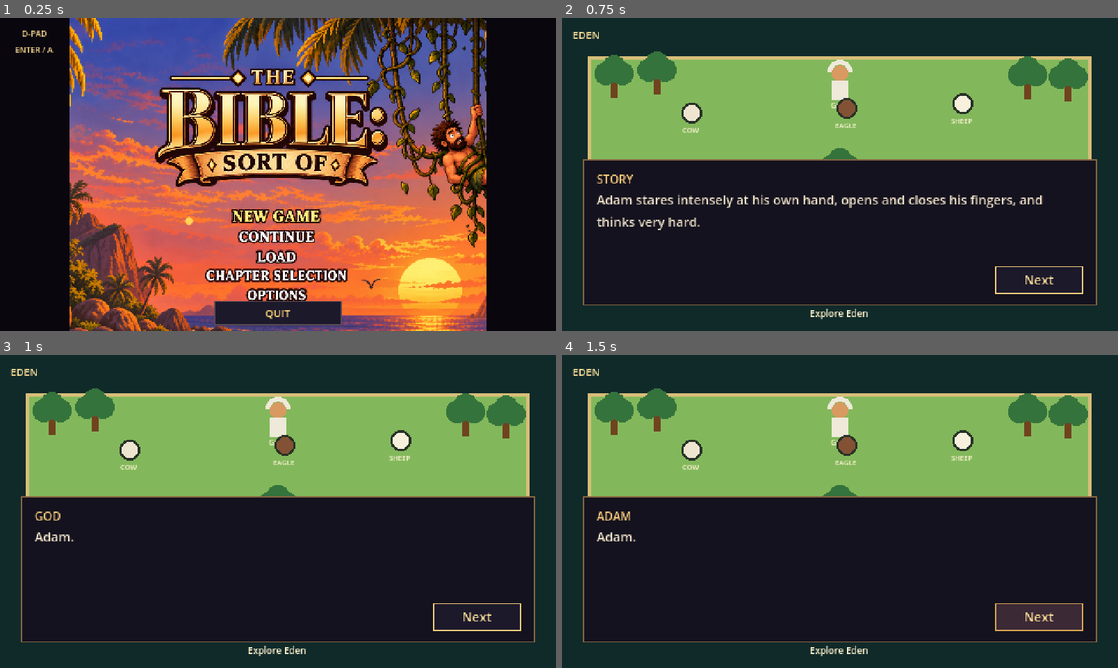
Above: before the commit, frames 1-4 (two rows, left to right).
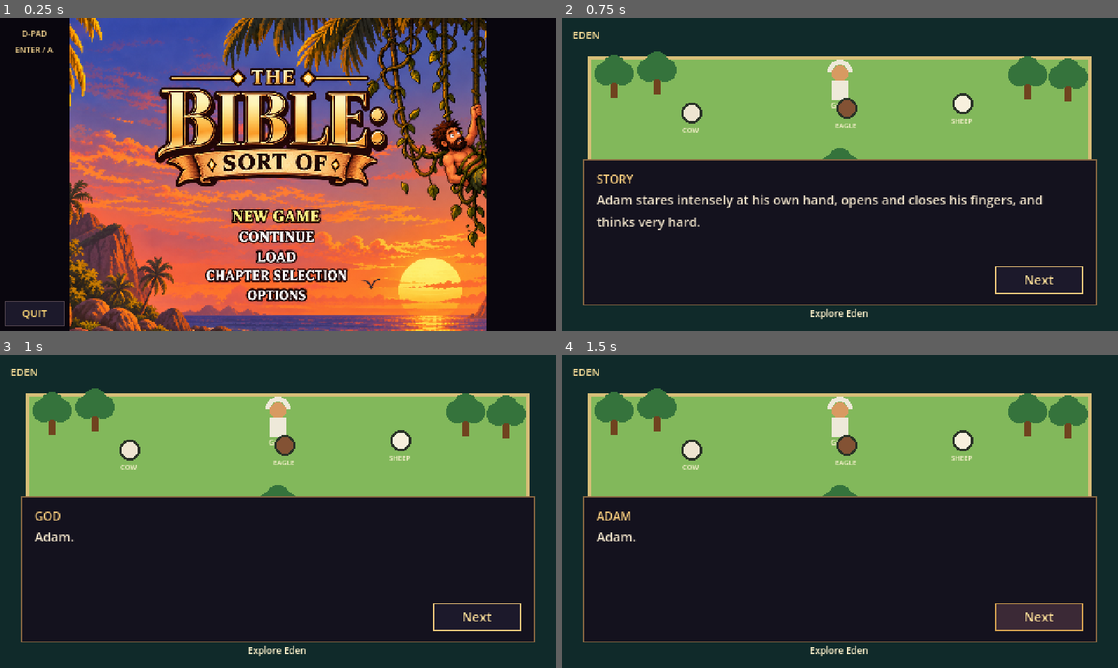
Above: after the commit, the same moments.

Repository: badmrfrosty313/the-bible-sort-of
Game: Godot game, scene res://app/boot.tscn
Same seed, same stepped clock (60 frames per second), same inputs: the game is played once before the commit and once after it.
Inputs (mouse positions are in pixels of both pictures, inside the frame that each line leads up to):
- Up to frame 1 (0.25 s): no input
- Up to frame 2 (0.75 s): tap Enter (ui_accept) at 0.5 s; move the mouse to (962, 158) at 0.52 s; hold Right (ui_right) from 0.53 s (still down); tap E at 0.6 s; click (962, 158) at 0.67 s
- Up to frame 3 (1 s): keep holding Right (ui_right); tap Enter (ui_accept) at 0.77 s
- Up to frame 4 (1.5 s): release Right (ui_right) at 1.25 s; click "Next" at 1.25 s

The runs differ from the first frame. In frame 1, 6.3% of the frame differs, in the area x 0-88%, y 0-100%; in frame 2, nothing differs; in frame 3, nothing differs; in frame 4, nothing differs.

Commit message:
Restore approved 4:3 title framing

Diff:
--- a/ci/test_foundation.gd
+++ b/ci/test_foundation.gd
@@ -33,8 +33,10 @@
 		_finish()
 		return
 	_check(_screen().name == &"TitleScreen", "Boot mounts approved title presentation")
-	_check(_screen().get_node("ApprovedArt").texture != null, "Approved title artwork is mounted")
-	_check(_screen().get_node("ApprovedArt").size == Vector2(360, 270), "4:3 title is pillarboxed without distortion")
+	_check(_screen().get_node("TitleCanvas/Presentation/ApprovedArt").texture != null, "Approved title artwork is mounted")
+	var presentation := _screen().get_node("TitleCanvas/Presentation") as Control
+	_check(presentation.size == Vector2(1200, 900) and presentation.scale == Vector2(0.3, 0.3) and presentation.position == Vector2(60, 0), "4:3 title presentation is centered and uniformly pillarboxed")
+	_check(_screen().get_node("%NewGame").position == Vector2(415, 525) and _screen().get_node("%Continue").position == Vector2(415, 580), "Live title hitboxes align with the approved baked menu")
 	_check(_screen().get_node("%Continue").disabled, "Continue disabled without save")
 	await _snapshot("01_approved_title.png")
 	await _key(KEY_ENTER)
--- a/ui/title/title_screen.gd
+++ b/ui/title/title_screen.gd
@@ -1,16 +1,27 @@
 extends Control
+
+const DESIGN_SIZE := Vector2(1200, 900)
+const FULL_RES_TITLE_PATH := "res://art/title/approved_title_original.png"
+const TITLE_RENDER_SIZE := Vector2i(1200, 900)
 
 signal new_game_requested
 signal continue_requested
 signal quit_requested
 
+@onready var title_canvas: Control = $TitleCanvas
+@onready var presentation: Control = $TitleCanvas/Presentation
+@onready var approved_art: TextureRect = $TitleCanvas/Presentation/ApprovedArt
+@onready var fallback_menu: Control = $TitleCanvas/Presentation/FallbackMenu
 @onready var new_game_button: Button = %NewGame
 @onready var continue_button: Button = %Continue
 @onready var status: Label = %Status
 @onready var replace_save: ConfirmationDialog = $ReplaceSave
-@onready var focus_marker: Label = $Menu/FocusMarker
+@onready var focus_marker: Label = $TitleCanvas/Presentation/FocusMarker
 
 func _ready() -> void:
+	_load_approved_art()
+	resized.connect(_layout_presentation)
+	_layout_presentation()
 	new_game_button.pressed.connect(_on_new_game_pressed)
 	new_game_button.focus_entered.connect(_move_marker.bind(new_game_button))
 	continue_button.pressed.connect(func() -> void: continue_requested.emit())
@@ -21,9 +32,36 @@
 	replace_save.canceled.connect(func() -> void: new_game_button.grab_focus())
 	_refresh_save()
 	new_game_button.grab_focus()
+	# Preserve the untouched approved composition until the player navigates.
+	focus_marker.hide()
+
+func _load_approved_art() -> void:
+	var image_source: Texture2D = null
+	if ResourceLoader.exists(FULL_RES_TITLE_PATH):
+		image_source = load(FULL_RES_TITLE_PATH) as Texture2D
+	if image_source != null:
+		var image := image_source.get_image()
+		if image != null and not image.is_empty():
+			if image.get_size() != TITLE_RENDER_SIZE:
+				image.resize(TITLE_RENDER_SIZE.x, TITLE_RENDER_SIZE.y, Image.INTERPOLATE_LANCZOS)
+			approved_art.texture = ImageTexture.create_from_image(image)
+	if approved_art.texture == null:
+		fallback_menu.show()
+		status.text = "Title art unavailable"
+	else:
+		fallback_menu.hide()
+
+func _layout_presentation() -> void:
+	var uniform_scale := minf(title_canvas.size.x / DESIGN_SIZE.x, title_canvas.size.y / DESIGN_SIZE.y)
+	presentation.scale = Vector2.ONE * uniform_scale
+	presentation.position = (title_canvas.size - DESIGN_SIZE * uniform_scale) * 0.5
 
 func _move_marker(button: Button) -> void:
-	focus_marker.position.y = button.position.y
+	if button == %Quit:
+		focus_marker.hide()
+		return
+	focus_marker.position.y = button.position.y + 2.5
+	focus_marker.show()
 
 func _refresh_save() -> void:
 	continue_button.disabled = not GameState.has_progress()
--- a/ui/title/title_screen.tscn
+++ b/ui/title/title_screen.tscn
@@ -2,7 +2,7 @@
 
 [ext_resource type="Script" path="res://ui/title/title_screen.gd" id="1"]
 [ext_resource type="Theme" path="res://ui/shared/game_theme.tres" id="2"]
-[ext_resource type="Texture2D" path="res://art/title/approved_title_original.png" id="3"]
+[ext_resource type="Texture2D" path="res://art/title/approved_title.webp" id="3"]
 
 [node name="TitleScreen" type="Control"]
 layout_mode = 3
@@ -24,86 +24,130 @@
 mouse_filter = 2
 color = Color(0.035, 0.025, 0.055, 1)
 
-[node name="ApprovedArt" type="TextureRect" parent="."]
+[node name="TitleCanvas" type="Control" parent="."]
 layout_mode = 1
-anchors_preset = 10
+anchors_preset = 15
 anchor_right = 1.0
 anchor_bottom = 1.0
-offset_left = 60.0
-offset_right = -60.0
 grow_horizontal = 2
 grow_vertical = 2
 mouse_filter = 2
+
+[node name="Presentation" type="Control" parent="TitleCanvas"]
+layout_mode = 0
+offset_right = 1200.0
+offset_bottom = 900.0
+mouse_filter = 2
+
+[node name="ApprovedArt" type="TextureRect" parent="TitleCanvas/Presentation"]
+layout_mode = 0
+offset_right = 1200.0
+offset_bottom = 900.0
+mouse_filter = 2
 texture = ExtResource("3")
 expand_mode = 1
-stretch_mode = 5
+stretch_mode = 0
+texture_filter = 1
 
-[node name="Menu" type="Control" parent="."]
-layout_mode = 1
-anchors_preset = 10
-anchor_right = 1.0
-anchor_bottom = 1.0
-offset_left = 60.0
-offset_right = -60.0
-grow_horizontal = 2
-grow_vertical = 2
+[node name="FallbackMenu" type="Control" parent="TitleCanvas/Presentation"]
+layout_mode = 0
+offset_right = 1200.0
+offset_bottom = 900.0
+visible = false
+mouse_filter = 2
 
-[node name="NewGame" type="Button" parent="Menu"]
+[node name="Heading" type="Label" parent="TitleCanvas/Presentation/FallbackMenu"]
+layout_mode = 0
+offset_left = 180.0
+offset_top = 245.0
+offset_right = 1020.0
+offset_bottom = 320.0
+theme_override_colors/font_color = Color(1, 0.87, 0.58, 1)
+theme_override_font_sizes/font_size = 42
+text = "THE BIBLE: SORT OF"
+horizontal_alignment = 1
+
+[node name="NewGameText" type="Label" parent="TitleCanvas/Presentation/FallbackMenu"]
+layout_mode = 0
+offset_left = 415.0
+offset_top = 525.0
+offset_right = 785.0
+offset_bottom = 580.0
+theme_override_colors/font_color = Color(1, 0.95, 0.8, 1)
+theme_override_font_sizes/font_size = 28
+text = "NEW GAME"
+horizontal_alignment = 1
+vertical_alignment = 1
+
+[node name="ContinueText" type="Label" parent="TitleCanvas/Presentation/FallbackMenu"]
+layout_mode = 0
+offset_left = 415.0
+offset_top = 580.0
+offset_right = 785.0
+offset_bottom = 640.0
+theme_override_colors/font_color = Color(1, 0.95, 0.8, 1)
+theme_override_font_sizes/font_size = 28
+text = "CONTINUE"
+horizontal_alignment = 1
+vertical_alignment = 1
+
+[node name="NewGame" type="Button" parent="TitleCanvas/Presentation"]
 unique_name_in_owner = true
 layout_mode = 0
-offset_left = 115.0
-offset_top = 166.0
-offset_right = 245.0
-offset_bottom = 184.0
+offset_left = 415.0
+offset_top = 525.0
+offset_right = 785.0
+offset_bottom = 580.0
 modulate = Color(1, 1, 1, 0)
 tooltip_text = "New Game"
 focus_neighbor_top = NodePath("../Quit")
 focus_neighbor_bottom = NodePath("../Continue")
 
-[node name="Continue" type="Button" parent="Menu"]
+[node name="Continue" type="Button" parent="TitleCanvas/Presentation"]
 unique_name_in_owner = true
 layout_mode = 0
-offset_left = 115.0
-offset_top = 185.0
-offset_right = 245.0
-offset_bottom = 203.0
+offset_left = 415.0
+offset_top = 580.0
+offset_right = 785.0
+offset_bottom = 640.0
 modulate = Color(1, 1, 1, 0)
 tooltip_text = "Continue"
 focus_neighbor_top = NodePath("../NewGame")
 focus_neighbor_bottom = NodePath("../Quit")
 
-[node name="Quit" type="Button" parent="Menu"]
+[node name="FocusMarker" type="Label" parent="TitleCanvas/Presentation"]
+layout_mode = 0
+offset_left = 357.5
+offset_top = 522.5
+offset_right = 397.5
+offset_bottom = 570.0
+theme_override_colors/font_color = Color(1, 0.83, 0.35, 1)
+theme_override_font_sizes/font_size = 28
+text = "◆"
+mouse_filter = 2
+visible = false
+
+[node name="Quit" type="Button" parent="."]
 unique_name_in_owner = true
 layout_mode = 0
-offset_left = 125.0
+offset_left = 4.0
 offset_top = 244.0
-offset_right = 235.0
-offset_bottom = 264.0
+offset_right = 56.0
+offset_bottom = 266.0
 theme_override_colors/font_color = Color(1, 0.85, 0.47, 1)
 theme_override_colors/font_hover_color = Color(1, 0.95, 0.72, 1)
 theme_override_font_sizes/font_size = 9
 text = "QUIT"
-focus_neighbor_top = NodePath("../Continue")
-focus_neighbor_bottom = NodePath("../NewGame")
-
-[node name="FocusMarker" type="Label" parent="Menu"]
-layout_mode = 0
-offset_left = 99.0
-offset_top = 166.0
-offset_right = 112.0
-offset_bottom = 184.0
-theme_override_colors/font_color = Color(1, 0.83, 0.35, 1)
-theme_override_font_sizes/font_size = 11
-text = "◆"
-mouse_filter = 2
+focus_neighbor_top = NodePath("TitleCanvas/Presentation/Continue")
+focus_neighbor_bottom = NodePath("TitleCanvas/Presentation/NewGame")
 
 [node name="Status" type="Label" parent="."]
 unique_name_in_owner = true
 layout_mode = 0
-offset_left = 5.0
-offset_top = 228.0
-offset_right = 55.0
-offset_bottom = 264.0
+offset_left = 4.0
+offset_top = 210.0
+offset_right = 56.0
+offset_bottom = 240.0
 theme_override_colors/font_color = Color(1, 0.78, 0.58, 1)
 theme_override_font_sizes/font_size = 7
 autowrap_mode = 2
@@ -112,9 +156,9 @@
 
 [node name="Help" type="Label" parent="."]
 layout_mode = 0
-offset_left = 5.0
+offset_left = 4.0
 offset_top = 8.0
-offset_right = 55.0
+offset_right = 56.0
 offset_bottom = 35.0
 theme_override_colors/font_color = Color(0.97, 0.84, 0.57, 1)
 theme_override_font_sizes/font_size = 7
